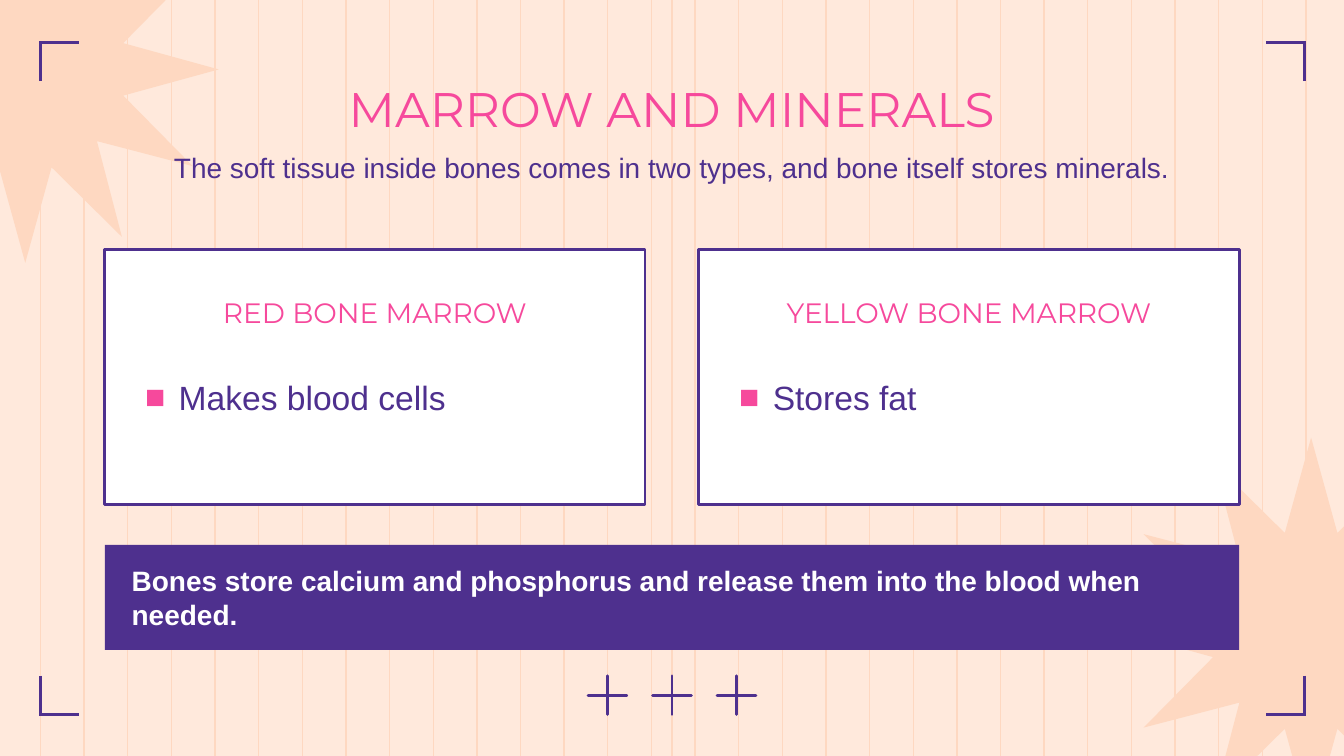
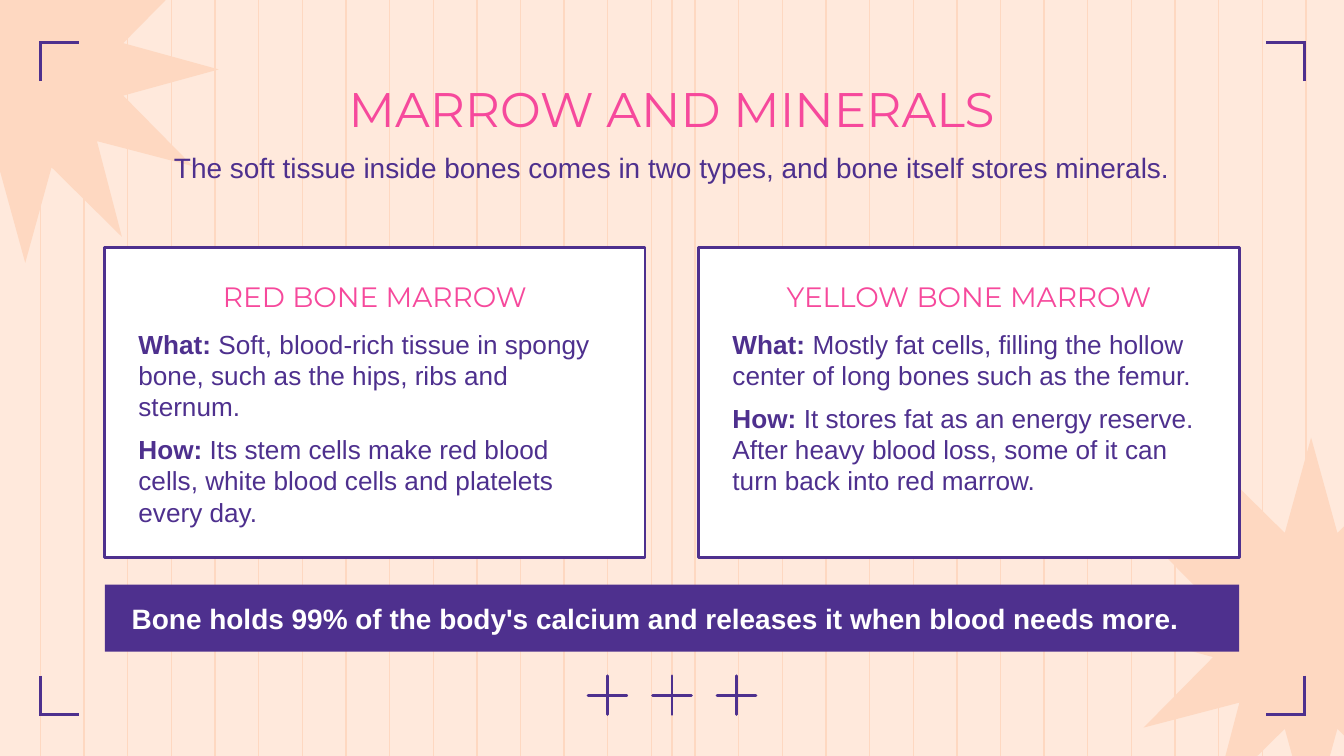
Before and after one commit to Ezkiel2004/Anthropotomy, a slide deck: slide 11 of docs/body-systems/skeletal-system.pptx (slide 10 before the commit). Drawn at 1344x756 pixels with LibreOffice and Linux fonts; fonts in the diff are those of the drawing. Boxes give left, top, right and bottom in pixels: in the first picture for what was removed or moved away, otherwise in the second. Text is boxed around its words. In the diff, an @@ line names an element or a change of style, - is before the commit and + after.

```diff
--- a/docs/body-systems/skeletal-system.pptx
+++ b/docs/body-systems/skeletal-system.pptx
@@ rectangle: place and size @@
-rectangle at (105, 249, 645, 504)
+rectangle at (105, 247, 645, 558)
@@ text "RED BONE MARROW": place and size @@
-text "RED BONE MARROW" at (223, 303, 527, 323)
+text "RED BONE MARROW" at (223, 287, 527, 307)
@@ rectangle: place and size @@
-rectangle at (699, 249, 1239, 504)
+rectangle at (699, 247, 1239, 558)
@@ text "YELLOW BONE MARROW": place and size @@
-text "YELLOW BONE MARROW" at (787, 303, 1151, 323)
+text "YELLOW BONE MARROW" at (787, 287, 1151, 307)
@@ text at (138, 335, 589, 527): text changed; size 18 to 14 pt @@
-■ Makes blood cells
+What: Soft, blood-rich tissue in spongy bone, such as the hips, ribs and sternum.
+How: Its stem cells make red blood cells, white blood cells and platelets every day.
@@ text at (732, 335, 1194, 491): text changed; size 18 to 14 pt @@
-■ Stores fat
+What: Mostly fat cells, filling the hollow center of long bones such as the femur.
+How: It stores fat as an energy reserve. After heavy blood loss, some of it can turn back into red marrow.
@@ rectangle "Bone holds 99% of the ...": place and size @@
-rectangle "Bone holds 99% of the ..." at (105, 544, 1239, 649)
+rectangle "Bone holds 99% of the ..." at (105, 585, 1239, 652)
@@ text in rectangle at (132, 608, 1178, 634): text changed @@
-Bones store calcium and phosphorus and release them into the blood when needed.
+Bone holds 99% of the body's calcium and releases it when blood needs more.
```
Also in this commit, not shown: 4 other slides changed, 2 slides added, 1 slide removed.
